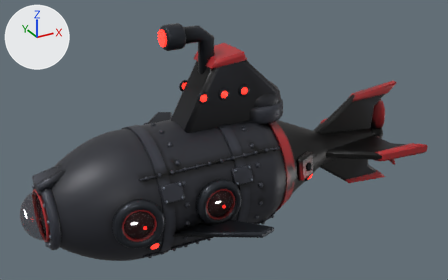
Renders of the glTF model models-src/enemy_gunner.glb from each side of a commit.
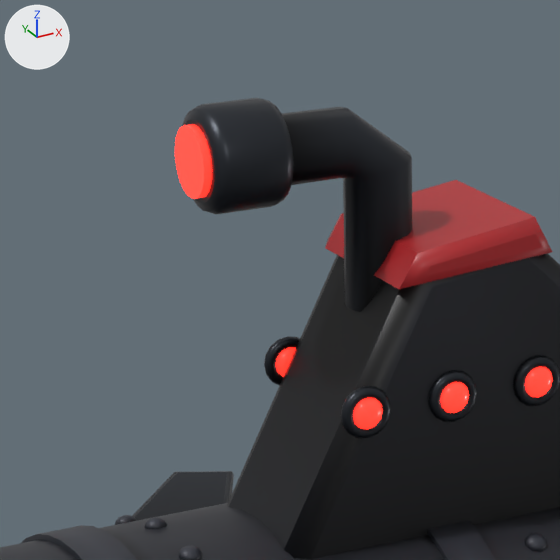
Each version is shown whole from a camera (50 mm lens) standing at (-2.761, -5.516, 3.134) and looking at (0.272, -0.003, 0.378), then close up on the part from 26% to 56% of the width and 0% to 48% of the height. Lighting does not change. The marker at upper left points along +X, +Y and +Z. The older version's two pictures come first. Where no turn or scale is listed for an object, it has been applied to the vertices. Vertices at exactly the same position are counted once.

The first close-up shows 'enemy_gunner_body'.
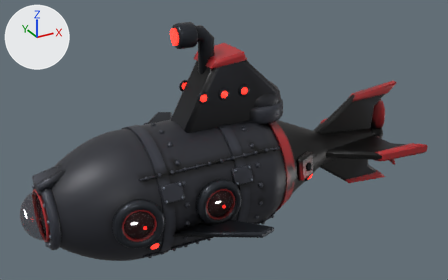
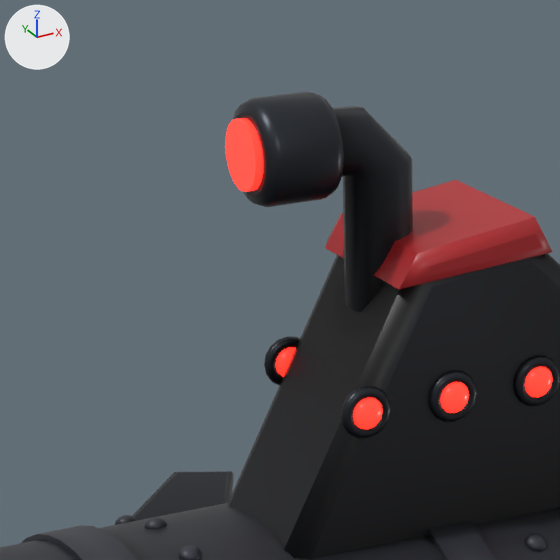
Changed parts and their boxes [x1, y1, x2, y2] in the close-ups (560 x 560 px; the box of a moved part takes in the faces that stretch with it):
'enemy_gunner_body', reshaped
    before: [0, 98, 560, 560]
    after: [0, 92, 560, 560]
part 1 of me_enemy_gunner_body, moved or reshaped
    before: [175, 124, 212, 199]
    after: [225, 118, 264, 192]
part 2 of me_enemy_gunner_body, moved or reshaped
    before: [182, 98, 294, 214]
    after: [233, 92, 344, 207]
part 3 of me_enemy_gunner_body, moved or reshaped
    before: [292, 172, 366, 185]
    after: [342, 168, 365, 177]
part 4 of me_enemy_gunner_body, moved or reshaped
    before: [291, 130, 397, 178]
    after: [341, 129, 397, 176]
part 5 of me_enemy_gunner_body, moved or reshaped
    before: [282, 107, 412, 170]
    after: [332, 106, 412, 170]

What the commit changed:
me_enemy_gunner_body has 13265 vertices, 25908 faces and spans x -1.98..2.73, y -1.25..1.25, z -0.73..1.73.
me_enemy_gunner_body is used by ob_enemy_gunner_body; location (0.0, 0.0, 0.0).
me_enemy_gunner_body part 1: the loose piece of 48 vertices spanning x -0.42..-0.41, y -0.09..0.09, z 1.52..1.69 is moved by (0.13, 0.0, 0.0).
me_enemy_gunner_body part 2: the loose piece of 144 vertices spanning x -0.41..-0.2, y -0.13..0.13, z 1.48..1.73 is moved by (0.13, 0.0, 0.0).
me_enemy_gunner_body part 3: all 5 vertices in x -0.05..-0.04, y -0.06..0.07, z 1.52..1.56 are moved by (0.02, 0.0, 0.0).
me_enemy_gunner_body part 4: all 4 vertices in x -0.04..-0.03, y -0.08..0.08, z 1.58..1.63 are moved by (0.03, 0.0, 0.0).
me_enemy_gunner_body part 5: all 5 vertices in x -0.03..-0.02, y -0.07..0.06, z 1.65..1.69 are moved by (0.04, 0.0, 0.0).
